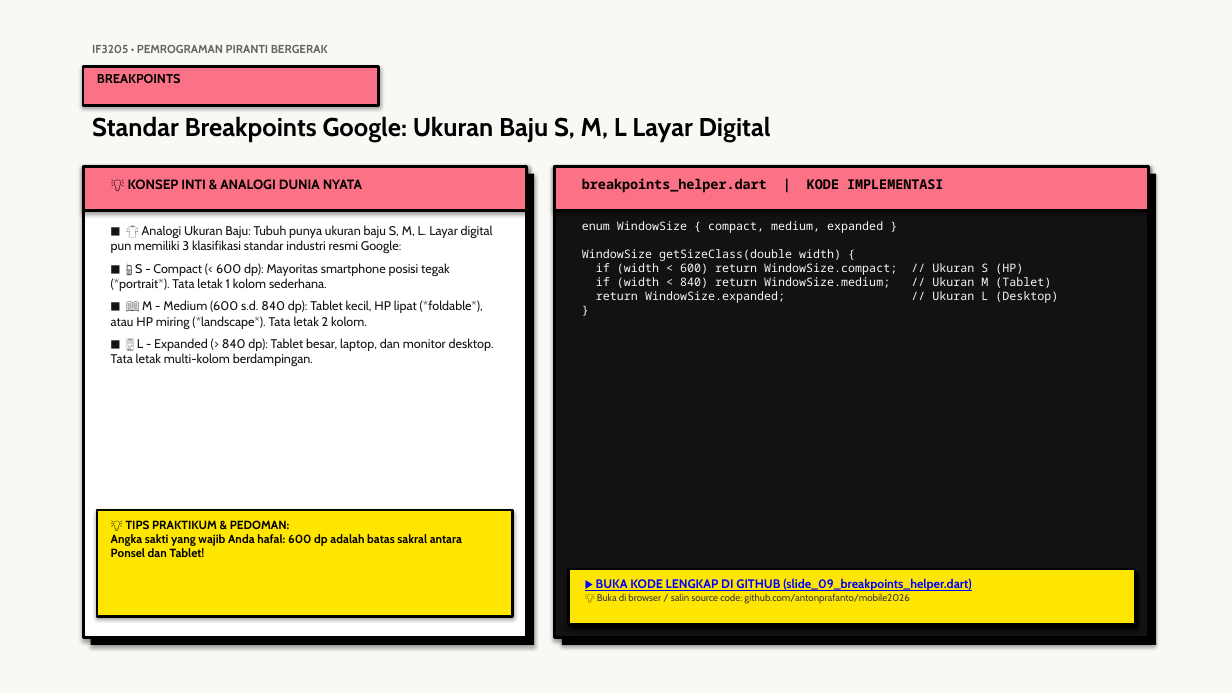
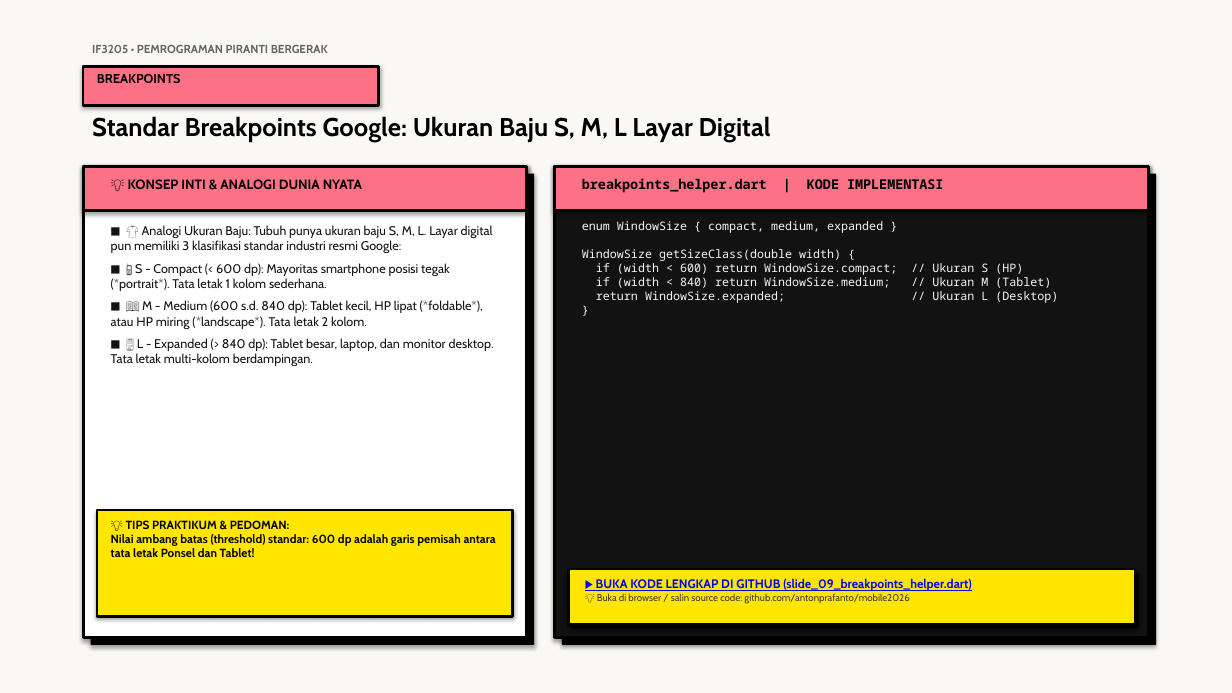
Before and after one commit to antonprafanto/mobile2026, a slide deck: slide 9 of 03_slide_presentasi/PERTEMUAN_05_Material3_dan_Responsive_UI.pptx. Drawn at 1232x693 pixels with LibreOffice and Linux fonts; fonts in the diff are those of the drawing. Boxes give left, top, right and bottom in pixels: in the first picture for what was removed or moved away, otherwise in the second. Text is boxed around its words. In the diff, an @@ line names an element or a change of style, - is before the commit and + after.

Commit message:
docs & refactor: lengkapi README panduan mandiri P1-P6 dan standarisasi narasi akademis formal di seluruh slide PPTX

```diff
--- a/03_slide_presentasi/PERTEMUAN_05_Material3_dan_Responsive_UI.pptx
+++ b/03_slide_presentasi/PERTEMUAN_05_Material3_dan_Responsive_UI.pptx
@@ text at box(111, 520, 496, 557): text changed @@
-💡 TIPS PRAKTIKUM & PEDOMAN:
-Angka sakti yang wajib Anda hafal: 600 dp adalah batas sakral antara Ponsel dan Tablet!
+💡 TIPS PRAKTIKUM & PEDOMAN:
+Nilai ambang batas (threshold) standar: 600 dp adalah garis pemisah antara tata letak Ponsel dan Tablet!
```
Also in this commit, not shown: 3 other slides changed, 22 other files.
